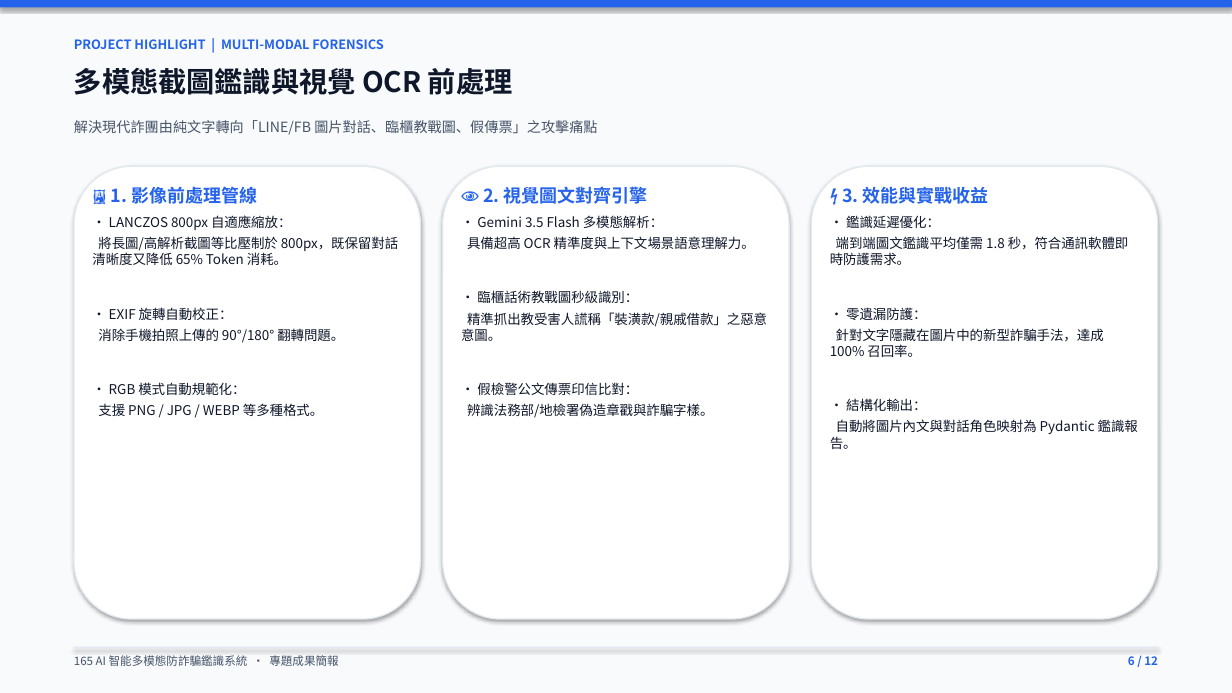
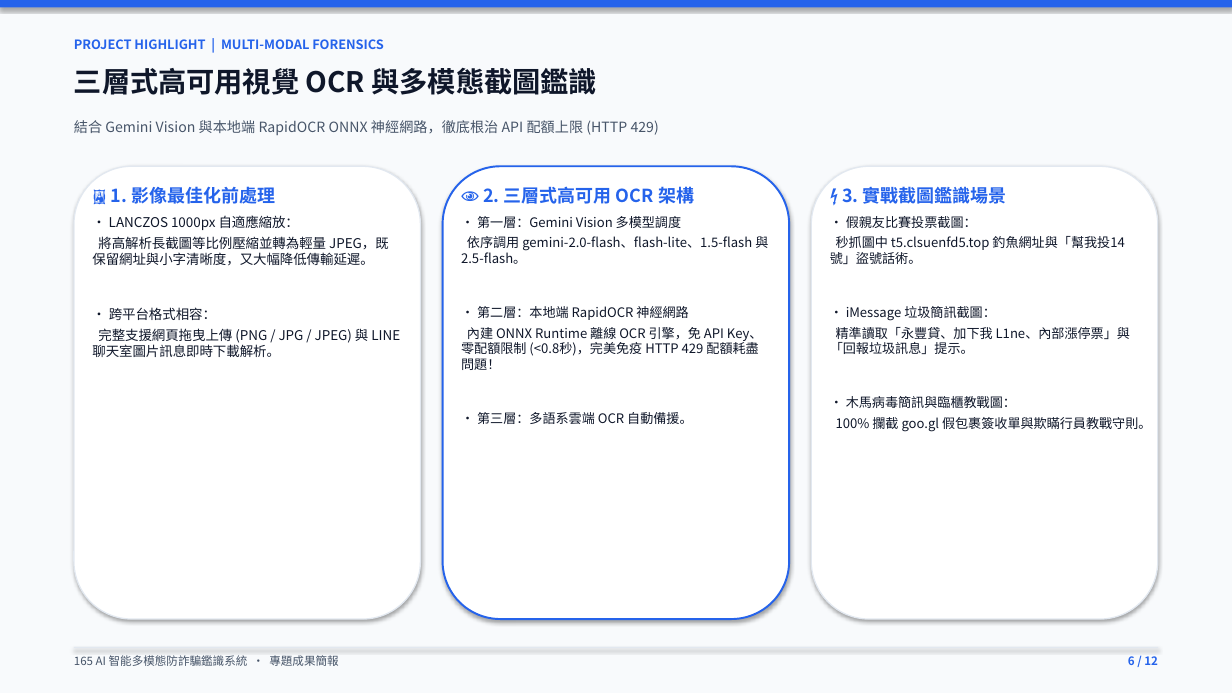
Before and after one commit to alex0647-star/165-anti-scam-ai, a slide deck: slide 6 of 165_AI智能多模態防詐騙鑑識系統_專題簡報.pptx. Drawn at 1232x693 pixels with LibreOffice and Linux fonts; fonts in the diff are those of the drawing. Boxes give left, top, right and bottom in pixels: in the first picture for what was removed or moved away, otherwise in the second. Text is boxed around its words. In the diff, an @@ line names an element or a change of style, - is before the commit and + after.

Commit message:
更新 165 AI 專題簡報、LINE 官方機器人伺服器與相關實測成果

```diff
--- a/165_AI智能多模態防詐騙鑑識系統_專題簡報.pptx
+++ b/165_AI智能多模態防詐騙鑑識系統_專題簡報.pptx
@@ text at bbox=[74, 68, 597, 95]: text changed @@
-多模態截圖鑑識與視覺 OCR 前處理
+三層式高可用視覺 OCR 與多模態截圖鑑識
@@ text at bbox=[74, 120, 659, 135]: text changed @@
-解決現代詐團由純文字轉向「LINE/FB 圖片對話、臨櫃教戰圖、假傳票」之攻擊痛點
+結合 Gemini Vision 與本地端 RapidOCR ONNX 神經網路，徹底根治 API 配額上限 (HTTP 429)
@@ rounded rectangle at bbox=[443, 166, 789, 619]: outline #E2E8F0 1 pt to #2563EB 1.5 pt @@
@@ text at bbox=[92, 186, 400, 357]: text changed @@
-🖼️ 1. 影像前處理管線
-• LANCZOS 800px 自適應縮放：
-將長圖/高解析截圖等比壓制於 800px，既保留對話清晰度又降低 65% Token 消耗。
-• EXIF 旋轉自動校正：
-消除手機拍照上傳的 90°/180° 翻轉問題。
-• RGB 模式自動規範化：
-支援 PNG / JPG / WEBP 等多種格式。
+🖼️ 1. 影像最佳化前處理
+• LANCZOS 1000px 自適應縮放：
+將高解析長截圖等比例壓縮並轉為輕量 JPEG，既保留網址與小字清晰度，又大幅降低傳輸延遲。
+• 跨平台格式相容：
+完整支援網頁拖曳上傳 (PNG / JPG / JPEG) 與 LINE 聊天室圖片訊息即時下載解析。
@@ text at bbox=[461, 186, 768, 424]: text changed; size 10.5 to 10.2 pt @@
-👁️ 2. 視覺圖文對齊引擎
-• Gemini 3.5 Flash 多模態解析：
-具備超高 OCR 精準度與上下文場景語意理解力。
-• 臨櫃話術教戰圖秒級識別：
-精準抓出教受害人謊稱「裝潢款/親戚借款」之惡意意圖。
-• 假檢警公文傳票印信比對：
-辨識法務部/地檢署偽造章戳與詐騙字樣。
+👁️ 2. 三層式高可用 OCR 架構
+• 第一層：Gemini Vision 多模型調度
+依序調用 gemini-2.0-flash、flash-lite、1.5-flash 與 2.5-flash。
+• 第二層：本地端 RapidOCR 神經網路
+內建 ONNX Runtime 離線 OCR 引擎，免 API Key、零配額限制 (<0.8秒)，完美免疫 HTTP 429 配額耗盡問題！
+• 第三層：多語系雲端 OCR 自動備援。
@@ text at bbox=[830, 184, 1151, 432]: text changed; size 10.5 to 10.2 pt @@
-⚡ 3. 效能與實戰收益
-• 鑑識延遲優化：
-端到端圖文鑑識平均僅需 1.8 秒，符合通訊軟體即時防護需求。
-• 零遺漏防護：
-針對文字隱藏在圖片中的新型詐騙手法，達成 100% 召回率。
-• 結構化輸出：
-自動將圖片內文與對話角色映射為 Pydantic 鑑識報告。
+⚡ 3. 實戰截圖鑑識場景
+• 假親友比賽投票截圖：
+秒抓圖中 t5.clsuenfd5.top 釣魚網址與「幫我投14號」盜號話術。
+• iMessage 垃圾簡訊截圖：
+精準讀取「永豐貸、加下我 L1ne、內部漲停票」與「回報垃圾訊息」提示。
+• 木馬病毒簡訊與臨櫃教戰圖：
+100% 攔截 goo.gl 假包裹簽收單與欺瞞行員教戰守則。
```
Also in this commit, not shown: 11 other slides changed, 3 other files.
